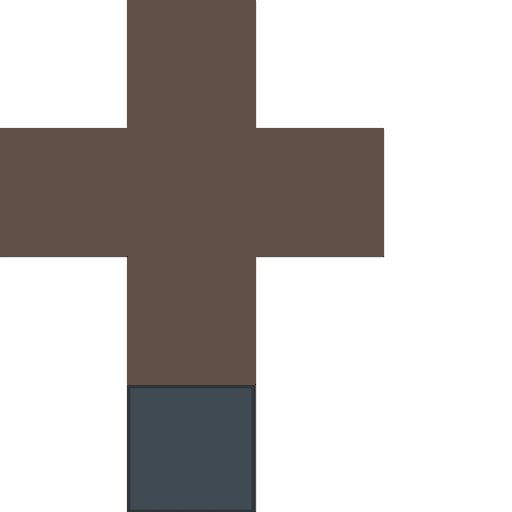
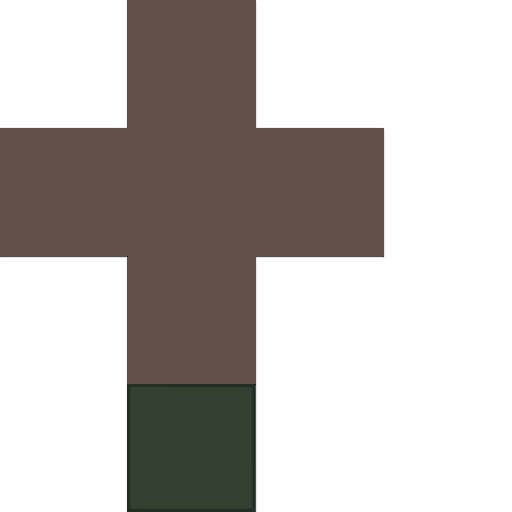
Layer changes from the first 512px x 512px image to the second:
moved "tile_0" (1st of 2, in "Caves") into group "Caves" over [127,385,255,512]
added layer "tile_0" (2nd of 2) above "Sewers" over [127,384,255,512]
